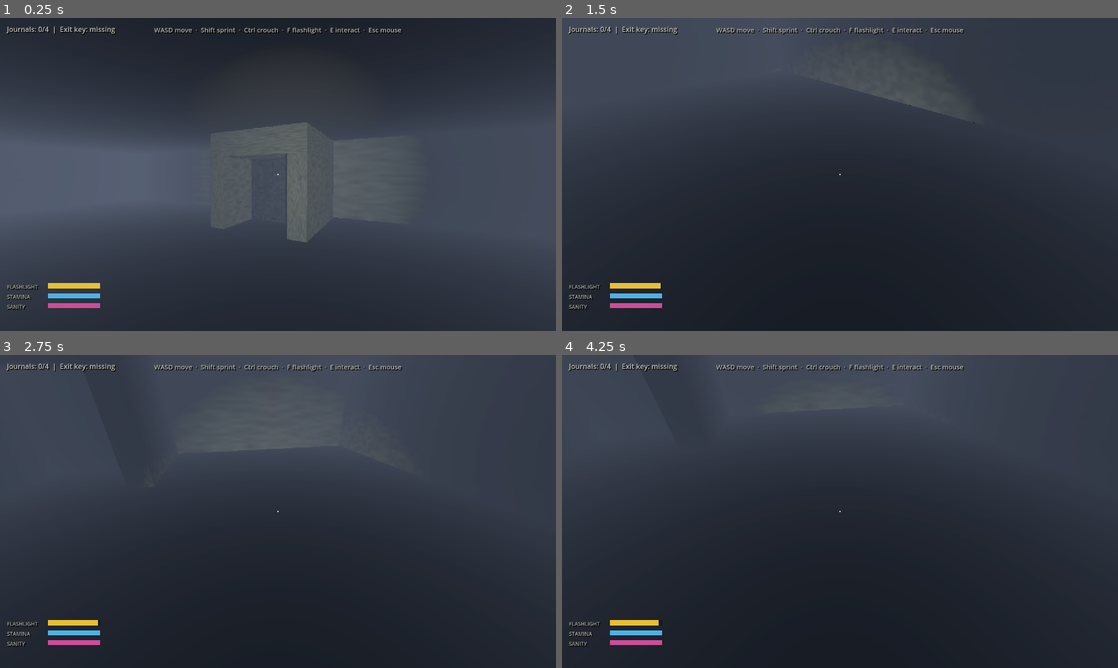
Above: before the commit, frames 1-4 (two rows, left to right).
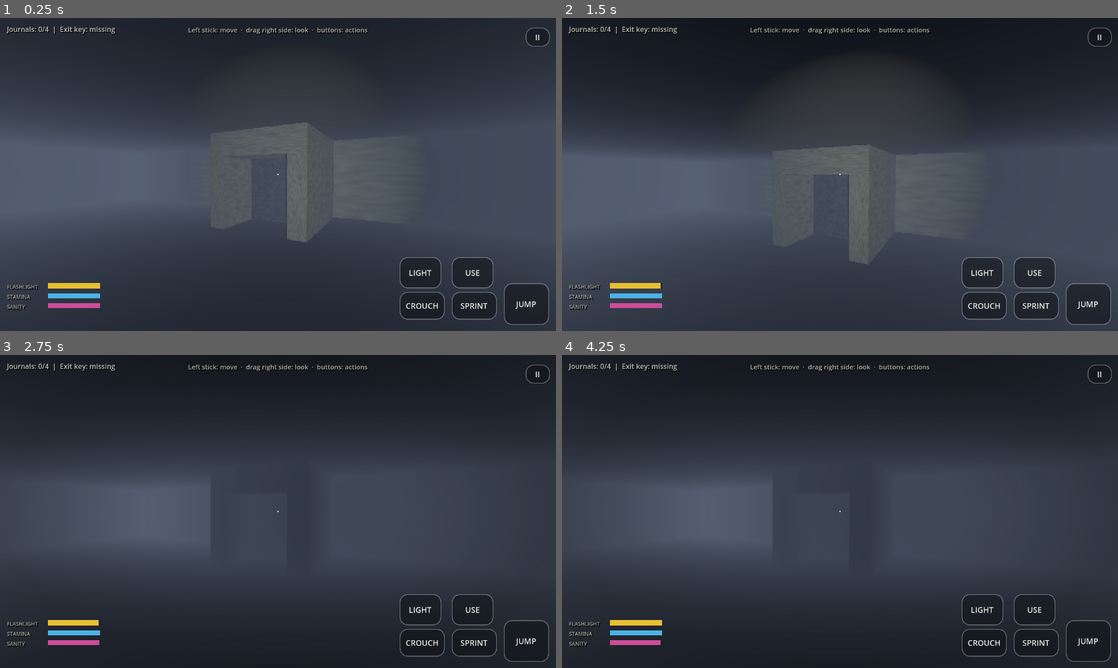
Above: after the commit, the same moments.

Repository: CommunityPokeOrg/godot-fps-horror
Game: Godot game, scene res://scenes/main.tscn
Same seed, same stepped clock (60 frames per second), same inputs: the game is played once before the commit and once after it.
Inputs (mouse positions are in pixels of both pictures, inside the frame that each line leads up to):
- Up to frame 1 (0.25 s): no input
- Up to frame 2 (1.5 s): click (1034, 271) at 0.5 s, where only the run after the commit has a clickable "USE"; click (1090, 302) at 1.25 s, where only the run after the commit has a clickable "JUMP"
- Up to frame 3 (2.75 s): click (422, 608) at 2 s, where only the run after the commit has a clickable "LIGHT"
- Up to frame 4 (4.25 s): click (984, 642) at 2.75 s, where only the run after the commit has a clickable "CROUCH"; click (984, 642) at 3.5 s, where only the run after the commit has a clickable "CROUCH*"

The runs differ from the first frame. In frame 1, 2.4% of the frame differs, in the area x 27-99%, y 3-98%; in frame 2, 75%, in the area x 0-100%, y 0-100%; in frame 3, 42%; in frame 4, 47%.

Commit message:
Add mobile touch controls: joystick, drag-look, action buttons
CanvasLayer overlay (scenes/touch_controls.tscn) enabled only on
touchscreen/mobile builds: left-side floating virtual joystick maps to
move_* input actions via Input.action_press, right-side drag rotates the
camera through a new Player.look() path (player.gd refactors
_unhandled_input look code into look(relative)), and buttons pulse/hold
the existing interact, jump, flashlight, crouch, sprint actions plus a
pause toggle and an end-of-run RETRY button that calls
GameManager.reset_run(). HUD hint/death/win text adapts for touch.
Desktop keyboard/mouse behavior is unchanged (overlay self-disables).

Co-Authored-By: Devin AI <158243242+devin-ai-integration[bot]@users.noreply.github.com>

Diff:
--- a/project.godot
+++ b/project.godot
@@ -80,3 +80,7 @@
 
 environment/defaults/default_clear_color=Color(0.004, 0.005, 0.008, 1)
 textures/vram_compression/import_etc2_astc=true
+
+[input_devices]
+
+pointing/emulate_touch_from_mouse=true
--- a/scenes/main.tscn
+++ b/scenes/main.tscn
@@ -1,10 +1,11 @@
-[gd_scene load_steps=7 format=3]
+[gd_scene load_steps=8 format=3]
 
 [ext_resource type="PackedScene" path="res://scenes/world/facility.tscn" id="1"]
 [ext_resource type="PackedScene" path="res://scenes/player.tscn" id="2"]
 [ext_resource type="PackedScene" path="res://scenes/enemy.tscn" id="3"]
 [ext_resource type="PackedScene" path="res://scenes/hud.tscn" id="4"]
 [ext_resource type="Script" path="res://scripts/world/main.gd" id="5"]
+[ext_resource type="PackedScene" path="res://scenes/touch_controls.tscn" id="6"]
 
 [sub_resource type="Environment" id="env"]
 background_mode = 1
@@ -41,3 +42,5 @@
 [node name="Enemy" parent="." instance=ExtResource("3")]
 
 [node name="HUD" parent="." instance=ExtResource("4")]
+
+[node name="TouchControls" parent="." instance=ExtResource("6")]
--- /dev/null
+++ b/scenes/touch_controls.tscn
@@ -0,0 +1,6 @@
+[gd_scene load_steps=2 format=3]
+
+[ext_resource type="Script" path="res://scripts/ui/touch_controls.gd" id="1"]
+
+[node name="TouchControls" type="CanvasLayer"]
+script = ExtResource("1")
--- a/scripts/player/player.gd
+++ b/scripts/player/player.gd
@@ -84,12 +84,18 @@
 
 
 func _unhandled_input(event: InputEvent) -> void:
+	if event is InputEventMouseMotion and Input.mouse_mode == Input.MOUSE_MODE_CAPTURED:
+		look(event.relative)
+
+
+## Apply a camera-look delta (screen pixels). Used by mouse motion and by
+## the touch overlay's drag-look area.
+func look(relative: Vector2) -> void:
 	if frozen or GameManager.state != GameManager.State.PLAYING:
 		return
-	if event is InputEventMouseMotion and Input.mouse_mode == Input.MOUSE_MODE_CAPTURED:
-		head.rotate_y(-event.relative.x * mouse_sensitivity)
-		_pitch = clampf(_pitch - event.relative.y * mouse_sensitivity, -1.45, 1.45)
-		camera.rotation.x = _pitch
+	head.rotate_y(-relative.x * mouse_sensitivity)
+	_pitch = clampf(_pitch - relative.y * mouse_sensitivity, -1.45, 1.45)
+	camera.rotation.x = _pitch
 
 
 func _process(delta: float) -> void:
--- a/scripts/ui/hud.gd
+++ b/scripts/ui/hud.gd
@@ -103,7 +103,10 @@
 
 	# controls hint (top-center, fades)
 	_hint = _label(15, Color(0.7, 0.7, 0.65))
-	_hint.text = "WASD move  ·  Shift sprint  ·  Ctrl crouch  ·  F flashlight  ·  E interact  ·  Esc mouse"
+	if _touch_ui():
+		_hint.text = "Left stick: move  ·  drag right side: look  ·  buttons: actions"
+	else:
+		_hint.text = "WASD move  ·  Shift sprint  ·  Ctrl crouch  ·  F flashlight  ·  E interact  ·  Esc mouse"
 	_hint.set_anchors_preset(Control.PRESET_CENTER_TOP)
 	_hint.position = Vector2(-350, 16)
 	_hint.size = Vector2(700, 24)
@@ -141,7 +144,7 @@
 	dlabel.horizontal_alignment = HORIZONTAL_ALIGNMENT_CENTER
 	_death_screen.add_child(dlabel)
 	var dhint := _label(18, Color(0.8, 0.6, 0.6))
-	dhint.text = "Press Enter to try again"
+	dhint.text = "Tap RETRY to try again" if _touch_ui() else "Press Enter to try again"
 	dhint.set_anchors_preset(Control.PRESET_CENTER)
 	dhint.position = Vector2(-150, 30)
 	dhint.size = Vector2(300, 30)
@@ -159,12 +162,16 @@
 	wlabel.horizontal_alignment = HORIZONTAL_ALIGNMENT_CENTER
 	_win_screen.add_child(wlabel)
 	var whint := _label(18, Color(0.7, 0.8, 0.7))
-	whint.text = "Press Enter to play again"
+	whint.text = "Tap RETRY to play again" if _touch_ui() else "Press Enter to play again"
 	whint.set_anchors_preset(Control.PRESET_CENTER)
 	whint.position = Vector2(-150, 30)
 	whint.size = Vector2(300, 30)
 	whint.horizontal_alignment = HORIZONTAL_ALIGNMENT_CENTER
 	_win_screen.add_child(whint)
+
+
+func _touch_ui() -> bool:
+	return DisplayServer.is_touchscreen_available() or OS.has_feature("mobile")
 
 
 func _label(size: int, color: Color) -> Label:
--- /dev/null
+++ b/scripts/ui/touch_controls.gd
@@ -0,0 +1,310 @@
+extends CanvasLayer
+## Touch controls overlay, shown only on devices with a touchscreen
+## (Android, iOS, touch-capable web). Desktop sees nothing — keyboard and
+## mouse keep working unchanged.
+##
+## Layout (all built in code, like hud.gd):
+##   - floating virtual joystick in the lower-left -> move_* input actions
+##   - right ~55% of the screen is a drag-look area -> synthesized
+##     InputEventMouseMotion so the player's normal look path applies
+##   - action buttons: USE (interact), LIGHT (flashlight), JUMP, CROUCH
+##     and SPRINT (toggle-style holds), PAUSE top-right, RETRY on the
+##     death/escape screens
+## All action buttons drive the existing InputMap actions via
+## Input.action_press / Input.action_release, so gameplay code needs no
+## changes.
+
+const JOY_RADIUS := 80.0
+const JOY_DEADZONE := 0.18
+const LOOK_SENS := 2.6
+
+var _enabled := false
+var _paused := false
+
+var _joy_zone: Control
+var _joy_base: TextureRect
+var _joy_knob: TextureRect
+var _joy_index := -1
+var _joy_center := Vector2.ZERO
+var _joy_vec := Vector2.ZERO
+
+var _look_zone: Control
+var _look_index := -1
+
+var _pause_btn: Button
+var _pause_label: Label
+var _retry_btn: Button
+var _sprint_btn: Button
+var _crouch_btn: Button
+var _sprint_on := false
+var _crouch_on := false
+
+
+func _ready() -> void:
+	layer = 20
+	process_mode = Node.PROCESS_MODE_ALWAYS
+	_enabled = DisplayServer.is_touchscreen_available() or OS.has_feature("mobile")
+	if not _enabled:
+		return
+	# Player sets MOUSE_MODE_CAPTURED; pointless (and it eats clicks) when
+	# there's no pointer — touch UI implies no mouse look to capture.
+	Input.mouse_mode = Input.MOUSE_MODE_VISIBLE
+	_build_look_zone()
+	_build_joystick()
+	_build_buttons()
+	GameManager.state_changed.connect(_on_state_changed)
+
+
+func _process(_delta: float) -> void:
+	if not _enabled:
+		return
+	# Keep the retry button's visibility in sync cheaply.
+	var end_state := GameManager.state == GameManager.State.DEAD \
+		or GameManager.state == GameManager.State.ESCAPED
+	_retry_btn.visible = end_state
+
+
+func _circle_tex(size: int, inner: Color, outer: Color) -> GradientTexture2D:
+	var grad := Gradient.new()
+	grad.offsets = PackedFloat32Array([0.7, 1.0])
+	grad.colors = PackedColorArray([inner, outer])
+	var tex := GradientTexture2D.new()
+	tex.gradient = grad
+	tex.fill = GradientTexture2D.FILL_RADIAL
+	tex.fill_from = Vector2(0.5, 0.5)
+	tex.fill_to = Vector2(1.0, 0.5)
+	tex.width = size
+	tex.height = size
+	return tex
+
+
+func _build_look_zone() -> void:
+	_look_zone = Control.new()
+	_look_zone.set_anchors_preset(Control.PRESET_FULL_RECT)
+	_look_zone.anchor_left = 0.42
+	_look_zone.mouse_filter = Control.MOUSE_FILTER_STOP
+	_look_zone.gui_input.connect(_on_look_gui_input)
+	add_child(_look_zone)
+
+
+func _build_joystick() -> void:
+	_joy_zone = Control.new()
+	_joy_zone.set_anchors_preset(Control.PRESET_FULL_RECT)
+	_joy_zone.anchor_right = 0.42
+	_joy_zone.anchor_top = 0.3
+	_joy_zone.mouse_filter = Control.MOUSE_FILTER_STOP
+	_joy_zone.gui_input.connect(_on_joy_gui_input)
+	add_child(_joy_zone)
+
+	_joy_base = TextureRect.new()
+	_joy_base.texture = _circle_tex(256, Color(1, 1, 1, 0.06), Color(1, 1, 1, 0.18))
+	_joy_base.custom_minimum_size = Vector2(160, 160)
+	_joy_base.size = Vector2(160, 160)
+	_joy_base.stretch_mode = TextureRect.STRETCH_SCALE
+	_joy_base.mouse_filter = Control.MOUSE_FILTER_IGNORE
+	_joy_base.visible = false
+	add_child(_joy_base)
+
+	_joy_knob = TextureRect.new()
+	_joy_knob.texture = _circle_tex(128, Color(1, 1, 1, 0.35), Color(1, 1, 1, 0.12))
+	_joy_knob.custom_minimum_size = Vector2(64, 64)
+	_joy_knob.size = Vector2(64, 64)
+	_joy_knob.stretch_mode = TextureRect.STRETCH_SCALE
+	_joy_knob.mouse_filter = Control.MOUSE_FILTER_IGNORE
+	_joy_knob.visible = false
+	add_child(_joy_knob)
+
+
+func _make_button(text: String, anchor_right: float, anchor_bottom: float,
+		off: Vector2, size: Vector2) -> Button:
+	var b := Button.new()
+	b.text = text
+	b.set_anchors_preset(Control.PRESET_BOTTOM_RIGHT)
+	b.anchor_left = anchor_right
+	b.anchor_right = anchor_right
+	b.anchor_top = anchor_bottom
+	b.anchor_bottom = anchor_bottom
+	b.position = off
+	b.custom_minimum_size = size
+	b.size = size
+	b.add_theme_font_size_override("font_size", 18)
+	b.add_theme_color_override("font_color", Color(0.92, 0.92, 0.88))
+	var style := StyleBoxFlat.new()
+	style.bg_color = Color(0.06, 0.07, 0.09, 0.55)
+	style.border_color = Color(1, 1, 1, 0.28)
+	style.set_border_width_all(2)
+	style.set_corner_radius_all(18)
+	b.add_theme_stylebox_override("normal", style)
+	var pressed := style.duplicate() as StyleBoxFlat
+	pressed.bg_color = Color(0.25, 0.28, 0.32, 0.75)
+	b.add_theme_stylebox_override("pressed", pressed)
+	b.add_theme_stylebox_override("hover", style)
+	b.add_theme_stylebox_override("focus", StyleBoxEmpty.new())
+	add_child(b)
+	return b
+
+
+func _build_buttons() -> void:
+	# Right-edge column: USE above JUMP.
+	var use := _make_button("USE", 1.0, 1.0, Vector2(-240, -170), Vector2(96, 72))
+	use.pressed.connect(func(): _pulse_action("interact"))
+	var jump := _make_button("JUMP", 1.0, 1.0, Vector2(-120, -110), Vector2(104, 96))
+	jump.pressed.connect(func(): _pulse_action("jump"))
+
+	# Inner column: LIGHT above two toggle-style holds.
+	var light := _make_button("LIGHT", 1.0, 1.0, Vector2(-360, -170), Vector2(96, 72))
+	light.pressed.connect(func(): _pulse_action("flashlight"))
+	_crouch_btn = _make_button("CROUCH", 1.0, 1.0, Vector2(-360, -90), Vector2(104, 64))
+	_crouch_btn.pressed.connect(_toggle_crouch)
+	_sprint_btn = _make_button("SPRINT", 1.0, 1.0, Vector2(-240, -90), Vector2(104, 64))
+	_sprint_btn.pressed.connect(_toggle_sprint)
+
+	# Pause, top-right corner.
+	_pause_btn = _make_button("II", 1.0, 0.0, Vector2(-70, 22), Vector2(56, 44))
+	_pause_btn.pressed.connect(_toggle_pause)
+
+	_pause_label = Label.new()
+	_pause_label.text = "PAUSED"
+	_pause_label.add_theme_font_size_override("font_size", 44)
+	_pause_label.add_theme_color_override("font_color", Color(0.9, 0.9, 0.85))
+	_pause_label.set_anchors_preset(Control.PRESET_CENTER)
+	_pause_label.position = Vector2(-110, -100)
+	_pause_label.size = Vector2(220, 60)
+	_pause_label.horizontal_alignment = HORIZONTAL_ALIGNMENT_CENTER
+	_pause_label.mouse_filter = Control.MOUSE_FILTER_IGNORE
+	_pause_label.visible = false
+	add_child(_pause_label)
+
+	# Retry for death/escape screens.
+	_retry_btn = _make_button("RETRY", 0.5, 1.0, Vector2(-110, -140), Vector2(220, 84))
+	_retry_btn.add_theme_font_size_override("font_size", 26)
+	_retry_btn.visible = false
+	_retry_btn.pressed.connect(func(): GameManager.reset_run())
+
+
+## A tap that should behave like one key press (just_pressed for a frame).
+func _pulse_action(action: StringName) -> void:
+	Input.action_press(action)
+	await get_tree().process_frame
+	Input.action_release(action)
+
+
+func _toggle_crouch() -> void:
+	_crouch_on = not _crouch_on
+	if _crouch_on:
+		Input.action_press("crouch")
+	else:
+		Input.action_release("crouch")
+	_crouch_btn.text = "CROUCH*" if _crouch_on else "CROUCH"
+
+
+func _toggle_sprint() -> void:
+	_sprint_on = not _sprint_on
+	if _sprint_on:
+		Input.action_press("sprint")
+	else:
+		Input.action_release("sprint")
+	_sprint_btn.text = "SPRINT*" if _sprint_on else "SPRINT"
+
+
+func _toggle_pause() -> void:
+	_paused = not _paused
+	get_tree().paused = _paused
+	_pause_label.visible = _paused
+	_pause_btn.text = ">" if _paused else "II"
+	if _paused:
+		_release_all_actions()
+
+
+func _release_all_actions() -> void:
+	for a in [&"move_forward", &"move_back", &"move_left", &"move_right",
+			&"sprint", &"crouch", &"jump", &"interact", &"flashlight"]:
+		Input.action_release(a)
+	_joy_vec = Vector2.ZERO
+	_joy_knob.visible = false
+	_joy_base.visible = false
+	_joy_index = -1
+	_look_index = -1
+	if _sprint_on:
+		_sprint_on = false
+		_sprint_btn.text = "SPRINT"
+	if _crouch_on:
+		_crouch_on = false
+		_crouch_btn.text = "CROUCH"
+
+
+func _on_state_changed(new_state: int) -> void:
+	if new_state != GameManager.State.PLAYING:
+		_release_all_actions()
+
+
+## --- virtual joystick ---
+func _on_joy_gui_input(event: InputEvent) -> void:
+	if event is InputEventScreenTouch:
+		if event.pressed and _joy_index == -1:
+			_joy_index = event.index
+			_joy_center = _joy_zone.position + event.position
+			_joy_base.position = _joy_center - Vector2(80, 80)
+			_joy_base.visible = true
+			_joy_knob.position = _joy_center - Vector2(32, 32)
+			_joy_knob.visible = true
+		elif not event.pressed and event.index == _joy_index:
+			_joy_index = -1
+			_joy_base.visible = false
+			_joy_knob.visible = false
+			_set_move_vector(Vector2.ZERO)
+	elif event is InputEventScreenDrag:
+		if _joy_index == -1:
+			# Finger started outside or the press was swallowed: adopt the
+			# drag as a fresh stick centered where it began.
+			_joy_index = event.index
+			_joy_center = _joy_zone.position + event.position
+			_joy_base.position = _joy_center - Vector2(80, 80)
+			_joy_base.visible = true
+			_joy_knob.position = _joy_center - Vector2(32, 32)
+			_joy_knob.visible = true
+		if event.index != _joy_index:
+			return
+		var local: Vector2 = _joy_zone.position + event.position
+		var offset: Vector2 = (local - _joy_center) / JOY_RADIUS
+		if offset.length() > 1.0:
+			offset = offset.normalized()
+		_joy_knob.position = _joy_center + offset * JOY_RADIUS - Vector2(32, 32)
+		_set_move_vector(offset)
+
+
+func _set_move_vector(v: Vector2) -> void:
+	_joy_vec = v
+	# Stick up (negative screen y) -> move_forward.
+	_apply_axis(&"move_left", &"move_right", v.x)
+	_apply_axis(&"move_forward", &"move_back", -v.y)
+
+
+func _apply_axis(neg: StringName, pos: StringName, value: float) -> void:
+	var dead := JOY_DEADZONE
+	if value > dead:
+		Input.action_press(pos, clampf(value, 0.0, 1.0))
+		Input.action_release(neg)
+	elif value < -dead:
+		Input.action_press(neg, clampf(-value, 0.0, 1.0))
+		Input.action_release(pos)
+	else:
+		Input.action_release(neg)
+		Input.action_release(pos)
+
+
+## --- drag look ---
+func _on_look_gui_input(event: InputEvent) -> void:
+	if event is InputEventScreenTouch:
+		if event.pressed and _look_index == -1:
+			_look_index = event.index
+		elif not event.pressed and event.index == _look_index:
+			_look_index = -1
+	elif event is InputEventScreenDrag:
+		if _look_index == -1:
+			_look_index = event.index
+		elif event.index != _look_index:
+			return
+		var p := GameManager.player as Player
+		if p:
+			p.look(event.relative * LOOK_SENS)
